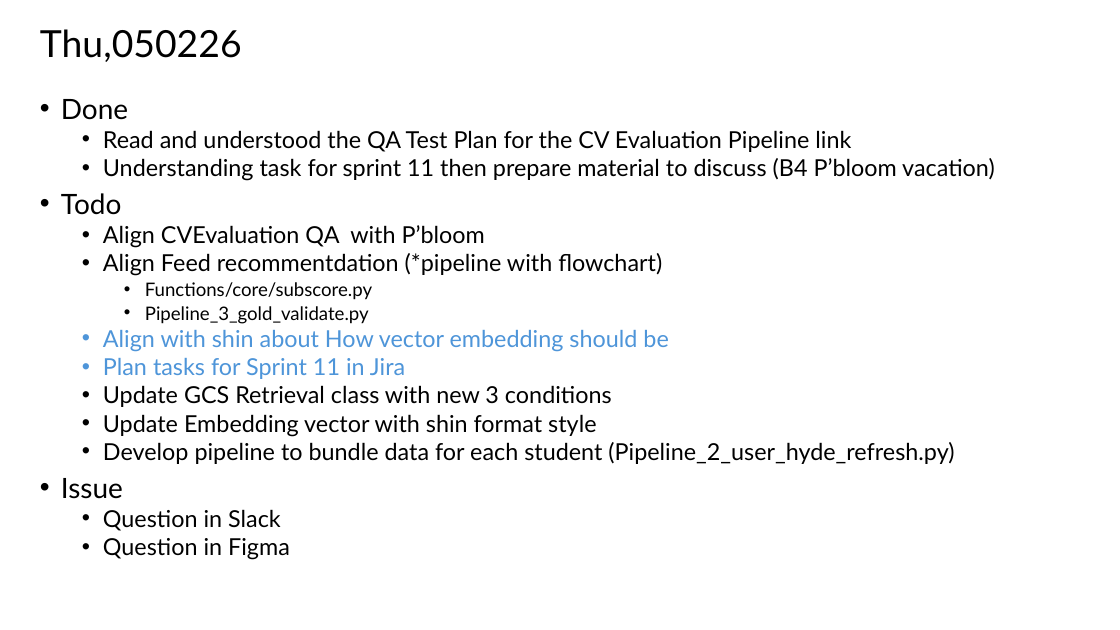
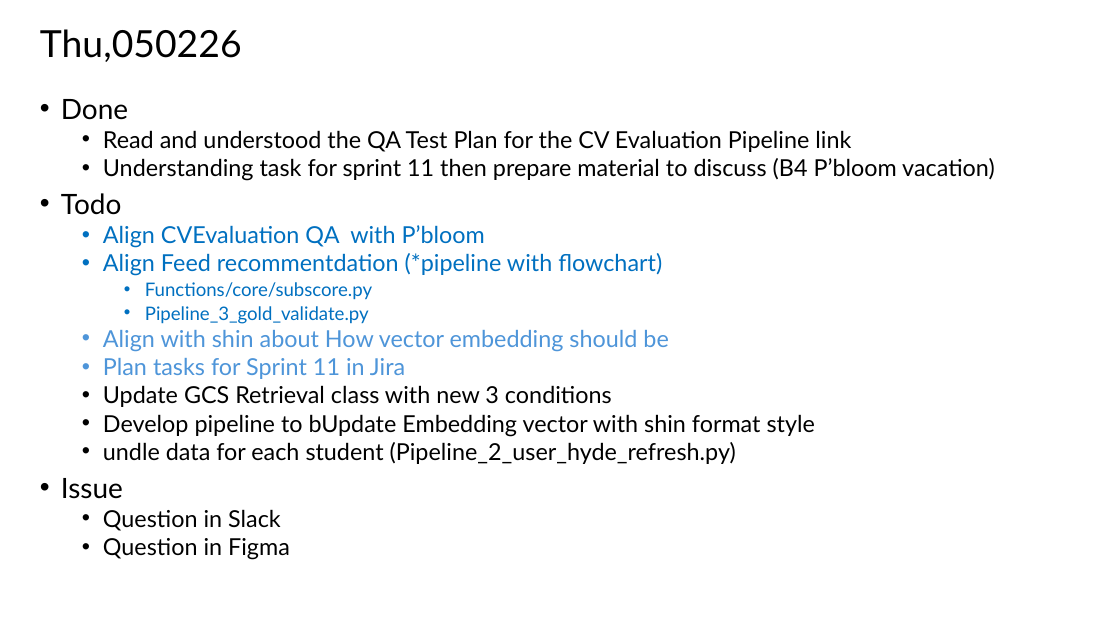
Before and after one commit to TunKedsaro/Hyde, a slide deck: slide 27 of logs/Ghostdeck.pptx (slide 21 before the commit). Drawn at 1120x630 pixels with LibreOffice and Linux fonts; fonts in the diff are those of the drawing. Boxes give left, top, right and bottom in pixels: in the first picture for what was removed or moved away, otherwise in the second. Text is boxed around its words. In the diff, an @@ line names an element or a change of style, - is before the commit and + after.

```diff
--- a/logs/Ghostdeck.pptx
+++ b/logs/Ghostdeck.pptx
@@ text at (x1=103, y1=225, x2=662, y2=324): text colour #000000 to #0070C0 in "Align CVEvaluation QA with P’bloom", "Align Feed recommentdation (*pipeline with flowchart)", "Functions/core/subscore.py", "Pipeline_3_gold_validate.py" @@
@@ text at (x1=103, y1=414, x2=815, y2=464): text changed @@
-  • Update Embedding vector with shin format style
-  • Develop pipeline to bundle data for each student (Pipeline_2_user_hyde_refresh.py)
+  • Develop pipeline to bUpdate Embedding vector with shin format style
+  • undle data for each student (Pipeline_2_user_hyde_refresh.py)
```
Also in this commit, not shown: 1 other slide changed, 6 slides added, 16 other files.
